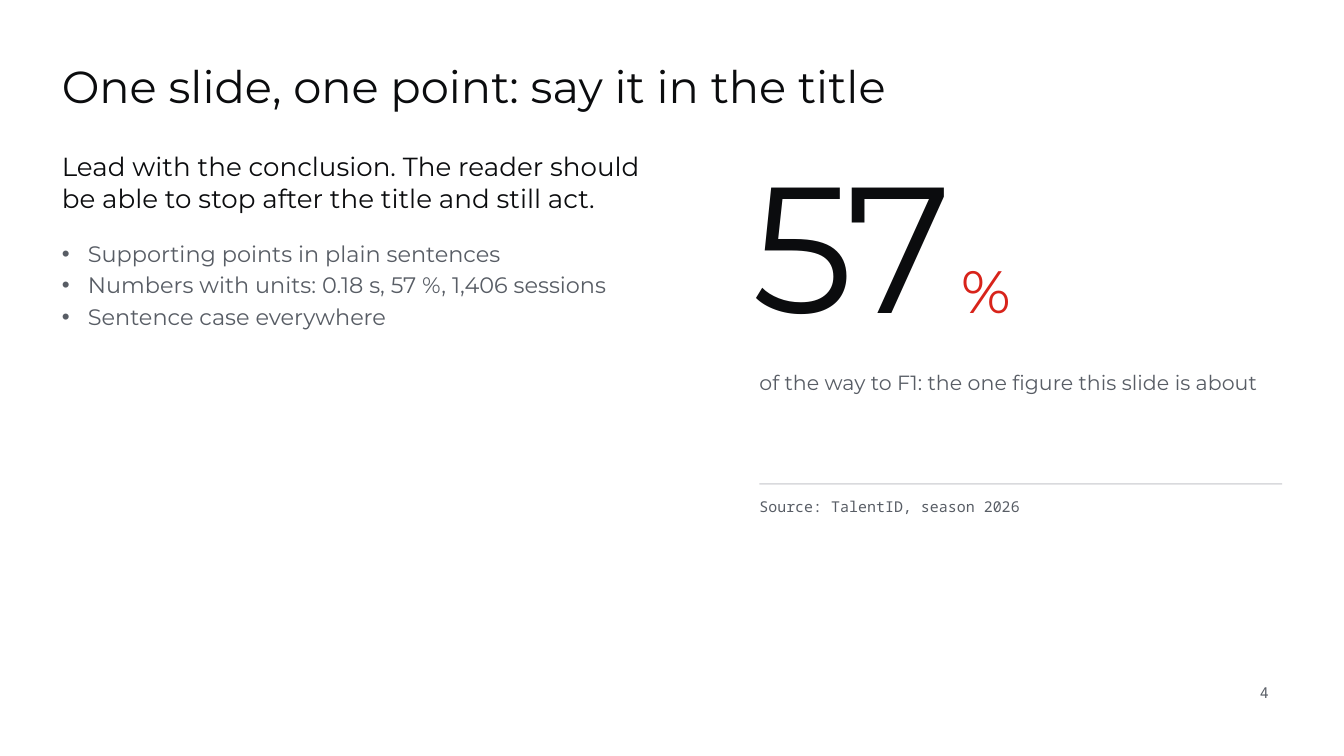
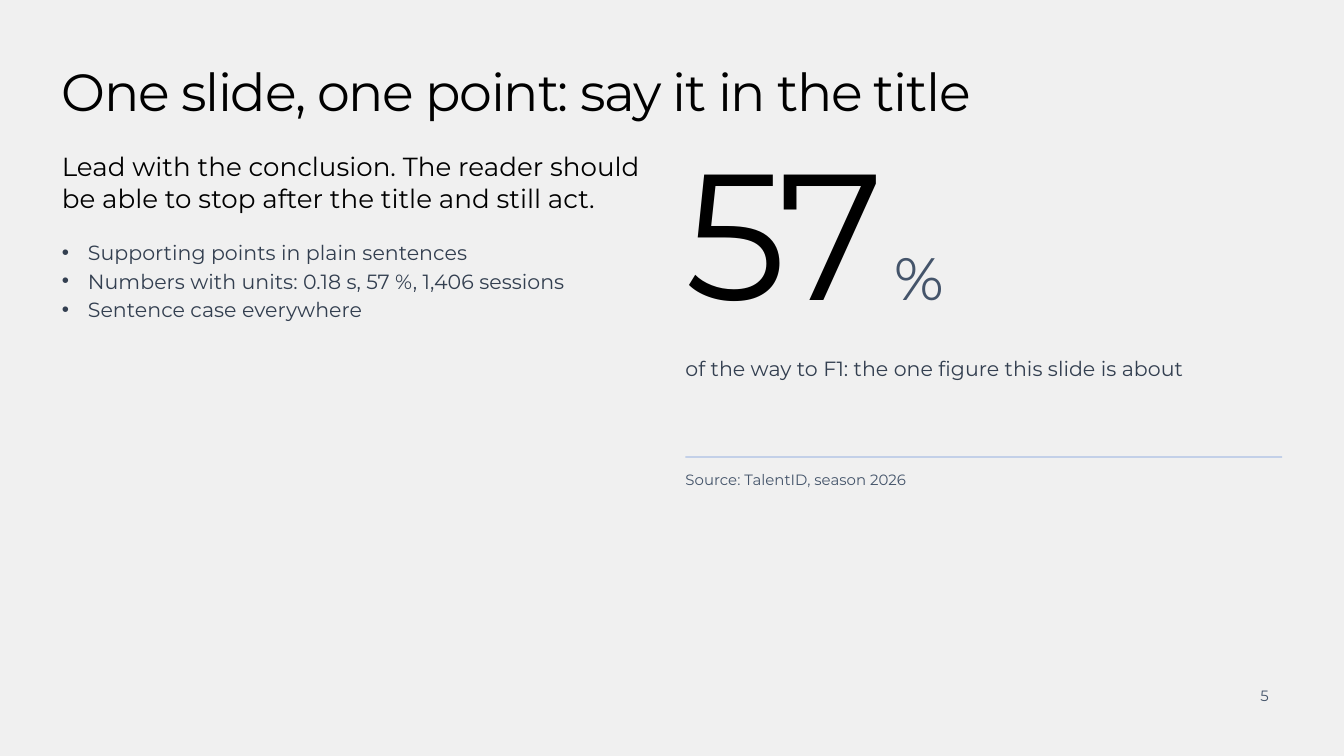
Before and after one commit to Smedley-Group-Advanced-Technology/brand-book-sg, a slide deck: slide 5 of assets/templates/smedley-group-slides.pptx (slide 4 before the commit). Drawn at 1344x756 pixels with LibreOffice and Linux fonts; fonts in the diff are those of the drawing; background and template pictures are left out. Boxes give left, top, right and bottom in pixels: in the first picture for what was removed or moved away, otherwise in the second. Text is boxed around its words. In the diff, an @@ line names an element or a change of style, - is before the commit and + after.

```diff
--- a/assets/templates/smedley-group-slides.pptx
+++ b/assets/templates/smedley-group-slides.pptx
@@ background #FFFFFF to #F0F0F0 @@
@@ title "One slide, one point: say ..." at (62,72,971,122): size 24 to 28 pt, text colour #0B0C0E to #000000, letter spacing 0 to -0.7 pt @@
@@ text "57 %": place and size @@
-text "57 %" at (753,187,952,314)
+text "57 %" at (685,174,884,301)
@@ text "57 %" at (685,174,884,301): text colour #0B0C0E to #000000 in "57"; text colour #D8231A to #44546A in "%" @@
@@ text "Lead with the conclusion. The ..." at (62,156,639,321): text colour #0B0C0E to #000000 in "Lead with the conclusion. The reader should ..."; size 12 to 11 pt, text colour #585D65 to #333F50 in "Supporting points in plain sentences", "Numbers with units: 0.18 s, 57 %, ...", "Sentence case everywhere" @@
@@ text "of the way to F1: ...": place and size @@
-text "of the way to F1: ..." at (759,374,1257,394)
+text "of the way to F1: ..." at (685,360,1183,380)
@@ text "of the way to F1: ..." at (685,360,1183,380): text colour #585D65 to #333F50 @@
@@ text "Source: TalentID, season 2026": place and size @@
-text "Source: TalentID, season 2026" at (759,500,1020,514)
+text "Source: TalentID, season 2026" at (685,474,906,487)
@@ text "Source: TalentID, season 2026" at (685,474,906,487): font Noto Sans Mono to Montserrat, text colour #585D65 to #44546A @@
@@ line moved from (759, 484) - (1282, 484) to (685, 457) - (1282, 457) @@
@@ line (685, 457) - (1282, 457): stroke #D9DADD 0.75 pt to #ABC0E4 0.75 pt @@
@@ page number at (1260,690,1268,701): text changed; font Noto Sans Mono to Montserrat; text colour #585D65 to #44546A @@
-4
+5
```
Also in this commit, not shown: 10 other slides changed, 3 slides added, 6 slides removed, 26 other files.
